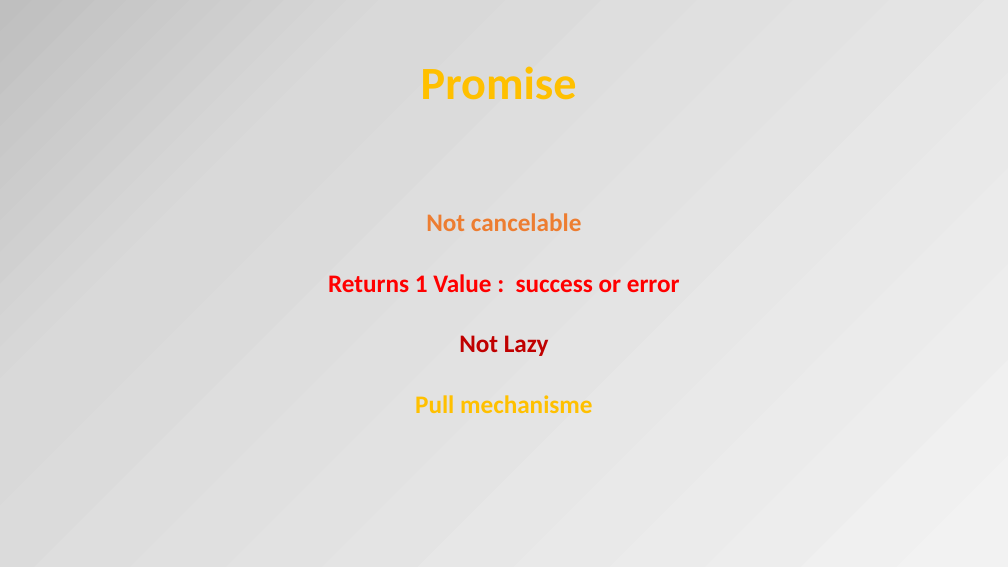
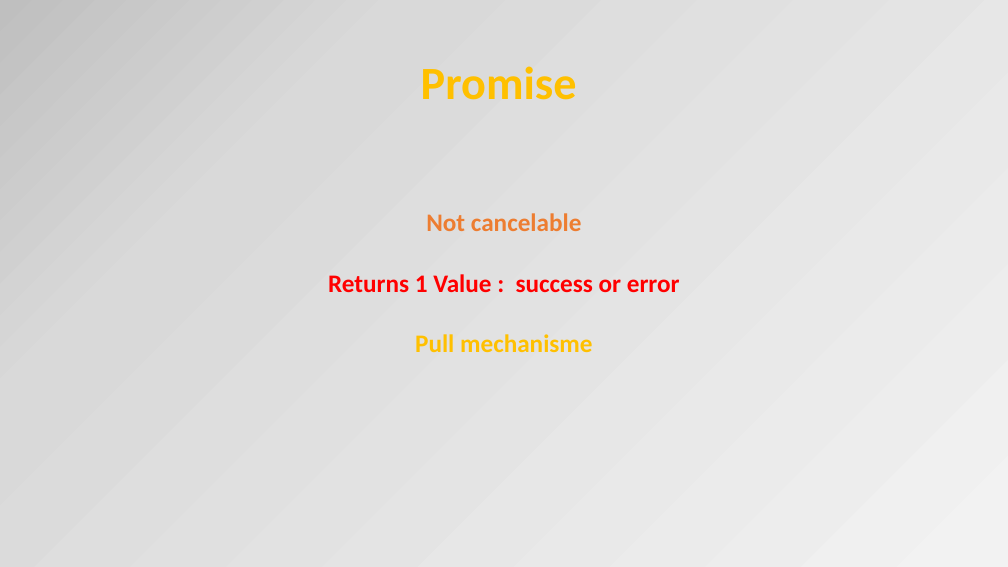
Before and after one commit to petereijgermans11/workshop-reactjs-angular, a slide deck: slide 19 of Angular2.pptx. Drawn at 1008x567 pixels with LibreOffice and Linux fonts; fonts in the diff are those of the drawing. Boxes give left, top, right and bottom in pixels: in the first picture for what was removed or moved away, otherwise in the second. Text is boxed around its words. In the diff, an @@ line names an element or a change of style, - is before the commit and + after.

```diff
--- a/Angular2.pptx
+++ b/Angular2.pptx
@@ text at bbox=[459, 335, 549, 356]: paragraph removed @@
-Not Lazy
```
Also in this commit, not shown: 5 other slides changed, 1 other file.
